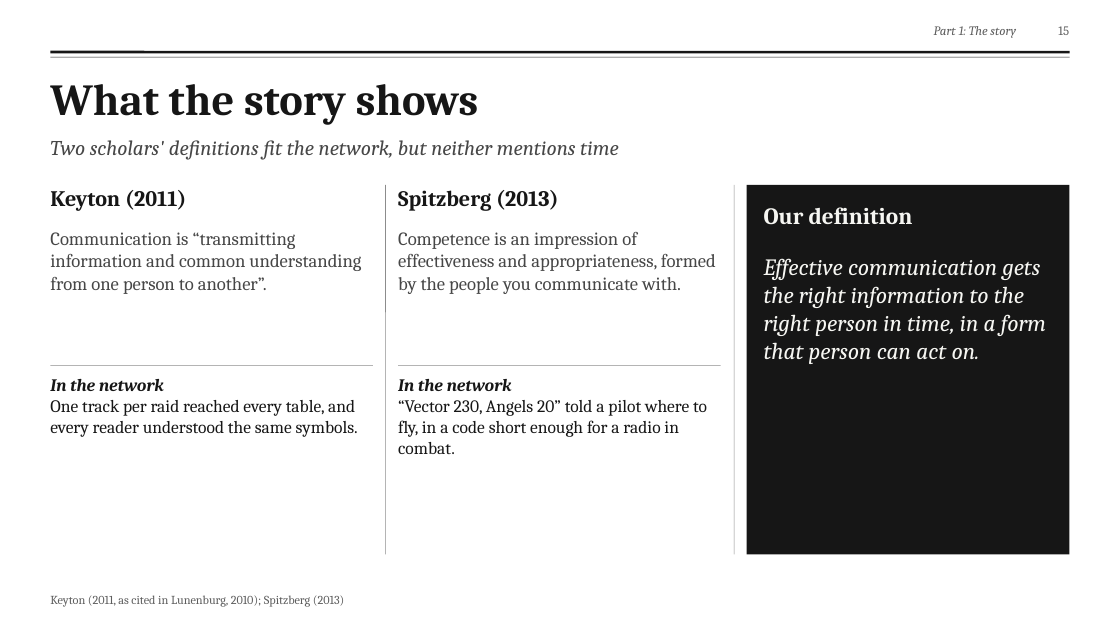
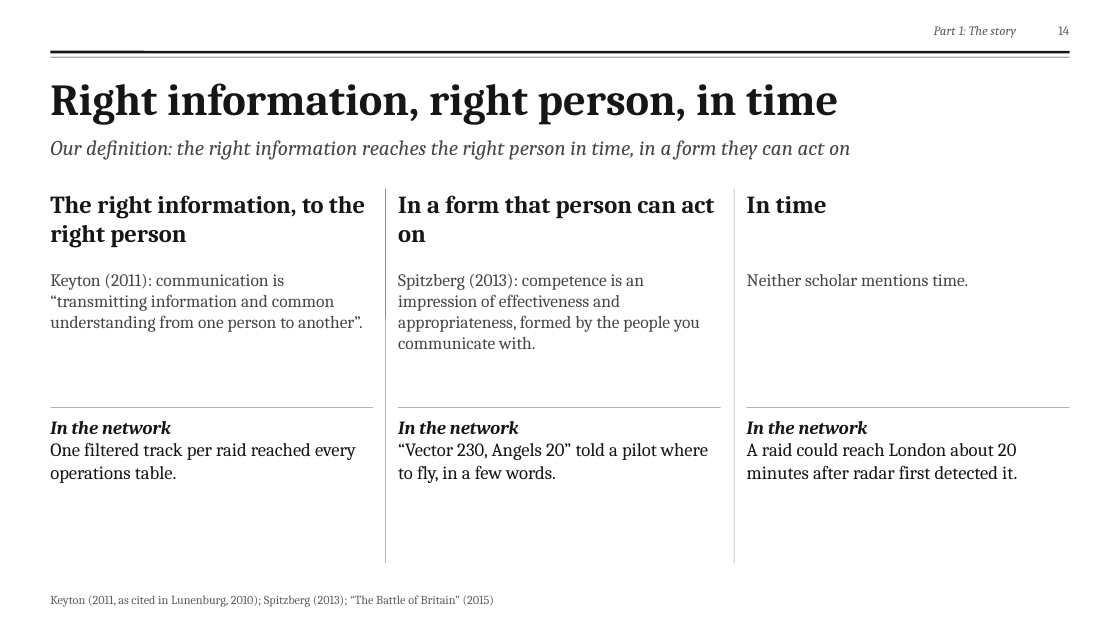
Before and after one commit to fengyiqicoder/fumadocs, a slide deck: slide 14 of dowding-presentation/Dowding_Effective_Communication.pptx (slide 15 before the commit). Drawn at 1120x630 pixels with LibreOffice and Linux fonts; fonts in the diff are those of the drawing; background and template pictures are left out. Boxes give left, top, right and bottom in pixels: in the first picture for what was removed or moved away, otherwise in the second. Text is boxed around its words. In the diff, an @@ line names an element or a change of style, - is before the commit and + after.

```diff
--- a/dowding-presentation/Dowding_Effective_Communication.pptx
+++ b/dowding-presentation/Dowding_Effective_Communication.pptx
@@ text at (50,83,838,125): text changed @@
-What the story shows
+Right information, right person, in time
@@ text at (50,140,850,160): text changed @@
-Two scholars' definitions fit the network, but neither mentions time
+Our definition: the right information reaches the right person in time, in a form they can act on
@@ text at (50,195,365,248): text changed; size 19 to 21 pt @@
-Keyton (2011)
+The right information, to the right person
@@ line moved from (386, 185) - (386, 555) to (386, 189) - (386, 563) @@
@@ text at (398,195,715,242): text changed; size 19 to 21 pt @@
-Spitzberg (2013)
+In a form that person can act on
@@ line moved from (734, 185) - (734, 555) to (734, 189) - (734, 563) @@
@@ rectangle removed at (747,185,1070,555) @@
@@ text added at (747,196,827,213), 21 pt, text #161616, bold @@
+In time
@@ text removed at (764,258,1046,364) @@
-Effective communication gets the right information to the right person in time, in a form that person can act on.
@@ text at (50,274,363,332): text changed; size 16 to 15 pt @@
-Communication is “transmitting information and common understanding from one person to another”.
+Keyton (2011): communication is “transmitting information and common understanding from one person to another”.
@@ text at (398,274,700,349): text changed; size 16 to 15 pt @@
-Competence is an impression of effectiveness and appropriateness, formed by the people you communicate with.
+Spitzberg (2013): competence is an impression of effectiveness and appropriateness, formed by the people you communicate with.
@@ text at (747,274,968,286): text changed; size 20 to 15 pt; text colour #F6F6F2 to #474747; bold off @@
-Our definition
+Neither scholar mentions time.
@@ line moved from (50, 365) - (373, 365) to (50, 408) - (373, 408) @@
@@ text "In the network": place and size @@
-text "In the network" at (50,379,358,437)
+text "In the network" at (50,421,356,483)
@@ text "In the network": place and size @@
-text "In the network" at (398,379,707,454)
+text "In the network" at (398,421,708,483)
@@ line moved from (398, 365) - (721, 365) to (398, 408) - (721, 408) @@
@@ line added from (747, 408) to (1070, 408), #8C8C8C 0.5 pt @@
@@ text at (50,442,356,483): text changed; size 15 to 16 pt @@
-One track per raid reached every table, and every reader understood the same symbols.
+One filtered track per raid reached every operations table.
@@ text at (50,421,171,434): size 15 to 16 pt in "In the network" @@
@@ text at (398,443,708,483): text changed; size 15 to 16 pt @@
-“Vector 230, Angels 20” told a pilot where to fly, in a code short enough for a radio in combat.
+“Vector 230, Angels 20” told a pilot where to fly, in a few words.
@@ text at (398,421,519,434): size 15 to 16 pt in "In the network" @@
@@ text added at (747,421,1017,479), 16 pt, text #161616 @@
+In the network
+A raid could reach London about 20 minutes after radar first detected it.
@@ text at (50,595,495,607): text changed @@
-Keyton (2011, as cited in Lunenburg, 2010); Spitzberg (2013)
+Keyton (2011, as cited in Lunenburg, 2010); Spitzberg (2013); “The Battle of Britain” (2015)
```
Also in this commit, not shown: 5 other slides changed, 1 slide removed, 2 other files.
